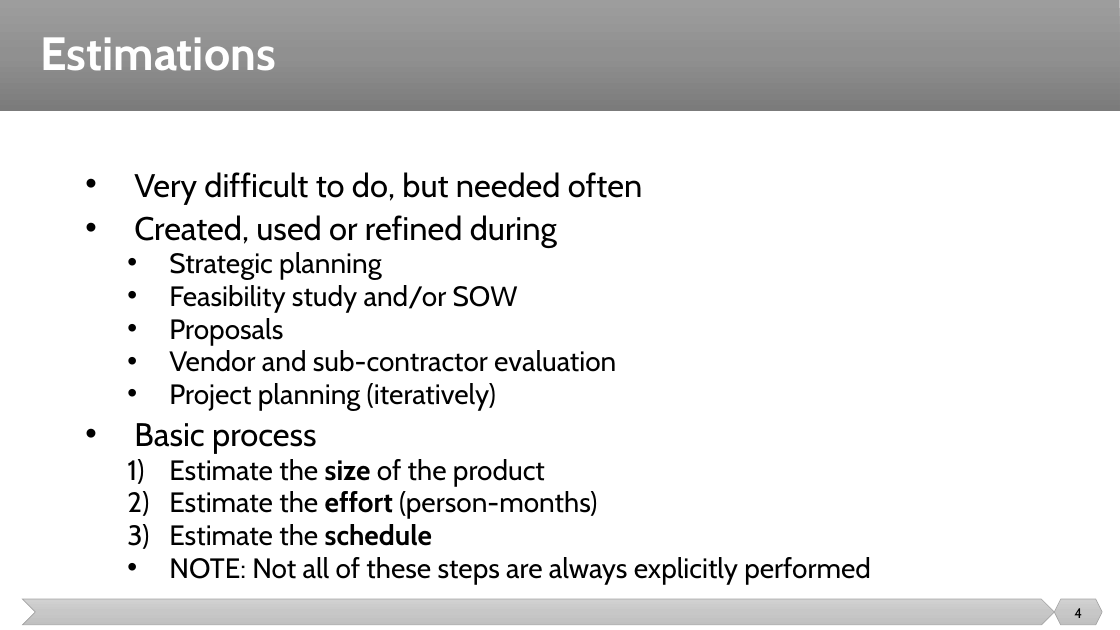
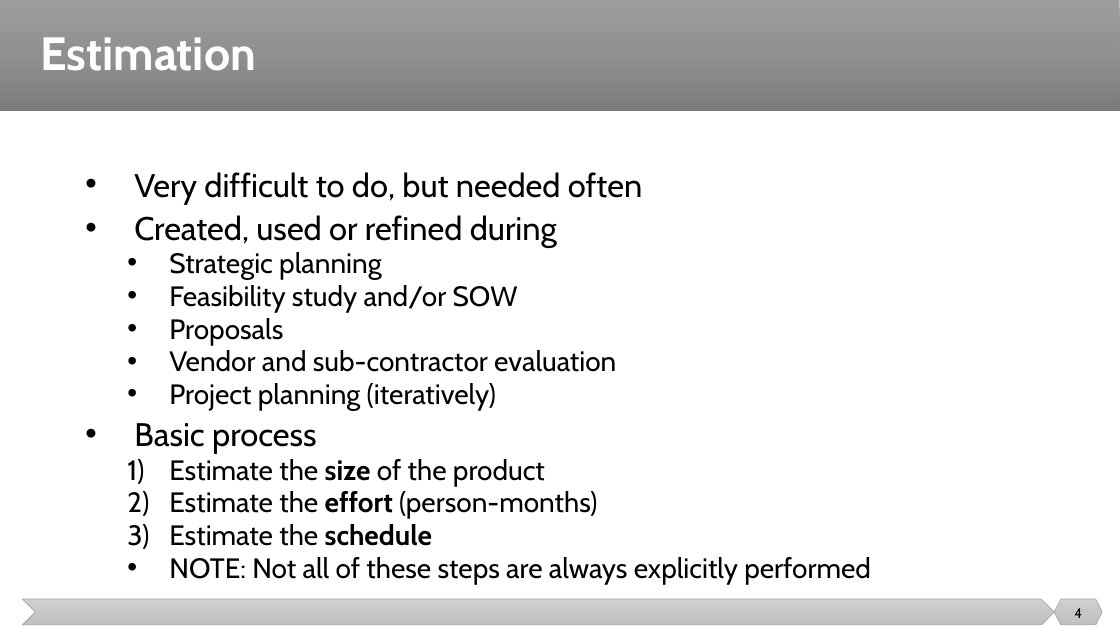
Before and after one commit to malenezi/malenezi, a slide deck: slide 4 of SE423/Lectures/6-Planning/Estimation.pptx. Drawn at 1120x630 pixels with LibreOffice and Linux fonts; fonts in the diff are those of the drawing. Boxes give left, top, right and bottom in pixels: in the first picture for what was removed or moved away, otherwise in the second. Text is boxed around its words. In the diff, an @@ line names an element or a change of style, - is before the commit and + after.

```diff
--- a/SE423/Lectures/6-Planning/Estimation.pptx
+++ b/SE423/Lectures/6-Planning/Estimation.pptx
@@ title at (x1=40, y1=37, x2=256, y2=71): text changed @@
-Estimations
+Estimation
```
Also in this commit, not shown: 1 other slide changed, 3 slides removed, 2 other files.
